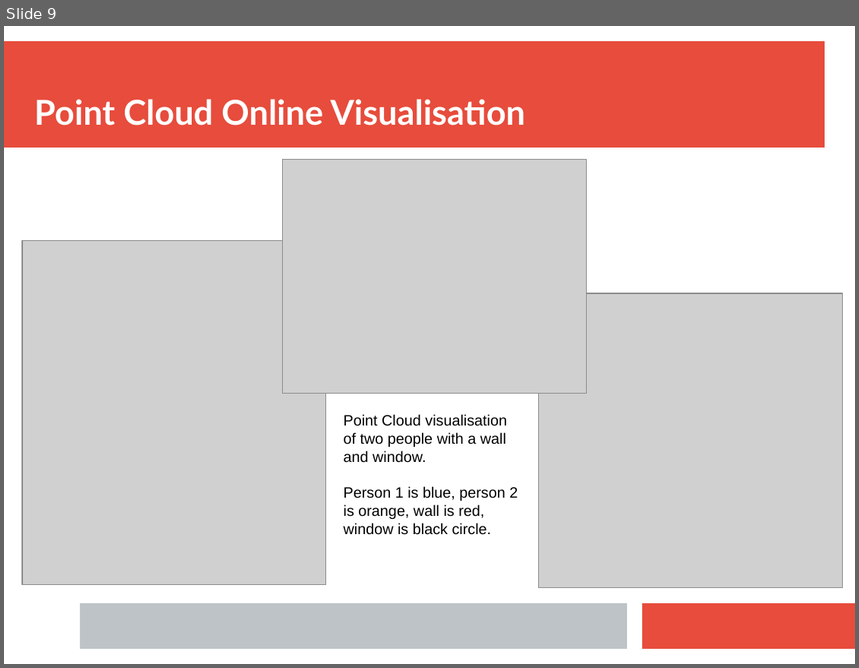
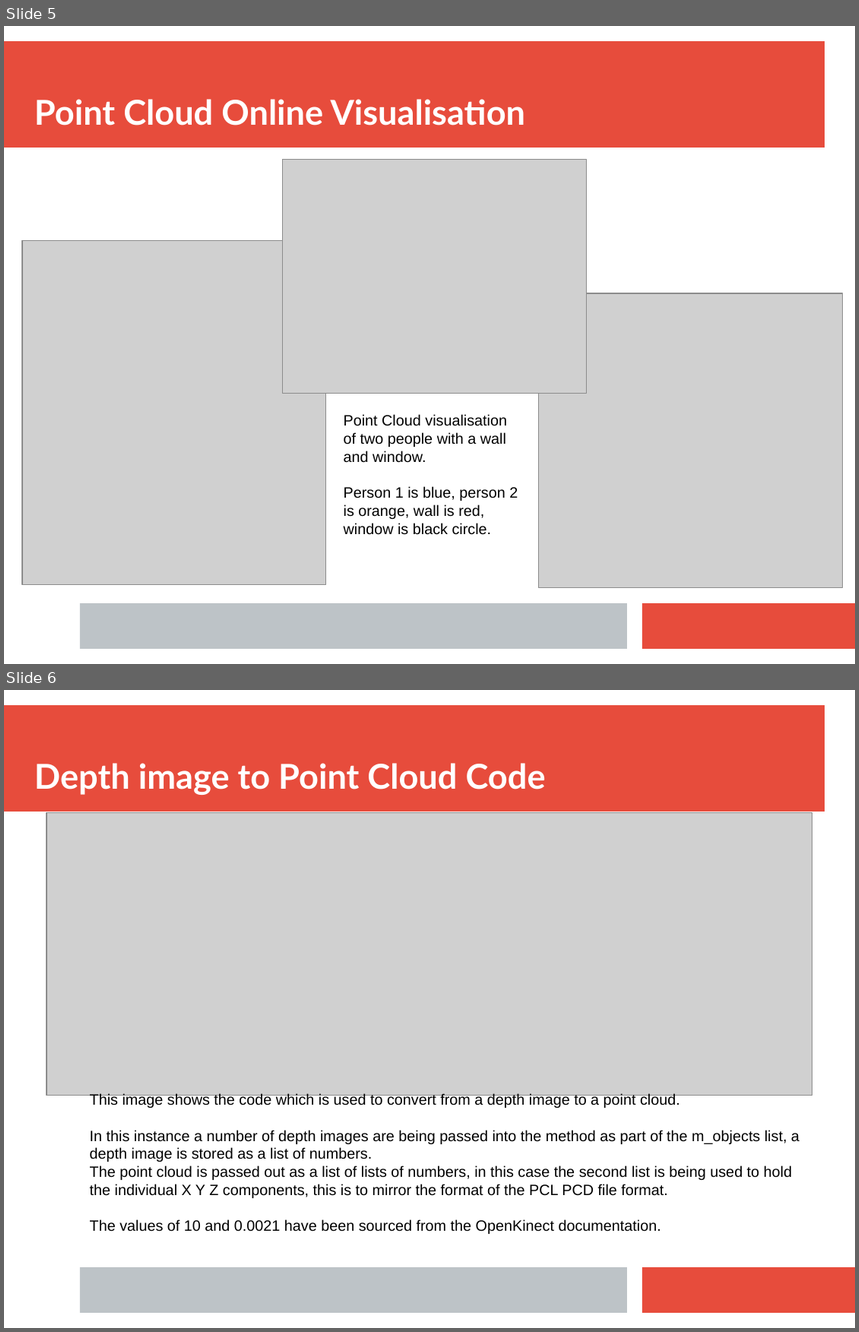
Before and after one commit to ALEXJAZZ008008/MSc-Dissertation, a slide deck: Report/Misc/Journal.odp. Shown one above the other, each under a label of ours: slide 9 before the commit, slides 5 and 6 after it. The pictures are 859x668 and 859x1332 pixels, drawn with LibreOffice and Linux fonts; fonts in the diff are those of the drawing; grey boxes stand for pictures. Boxes give left, top, right and bottom in pixels: in the first picture for what was removed or moved away, otherwise in the second. Text is boxed around its words. In the diff, an @@ line names an element or a change of style, - is before the commit and + after.

Commit message:
actually started the final report, mostly formatting

```diff
--- a/Report/Misc/Journal.odp
+++ b/Report/Misc/Journal.odp
@@ slide 6 added at [4, 690, 855, 1328], background #FFFFFF; not listed: 3 template elements that a slide beside it also shows @@
@@ title added at [34, 763, 546, 795], 32 pt, text #FFFFFF, bold @@
+Depth image to Point Cloud Code
@@ picture added at [47, 813, 813, 1096] @@
@@ text added at [90, 1094, 800, 1234], 14 pt, text #000000 @@
+This image shows the code which is used to convert from a depth image to a point cloud.
+In this instance a number of depth images are being passed into the method as part of the m_objects list, a depth image is stored as a list of numbers.
+The point cloud is passed out as a list of lists of numbers, in this case the second list is being used to hold the individual X Y Z components, this is to mirror the format of the PCL PCD file format.
+The values of 10 and 0.0021 have been sourced from the OpenKinect documentation.
@@ what was slide 9 is now slide 5 @@
```
Also in this commit, not shown: 3 slides changed, 3 other slides added, 2 slides removed, 8 other files.
